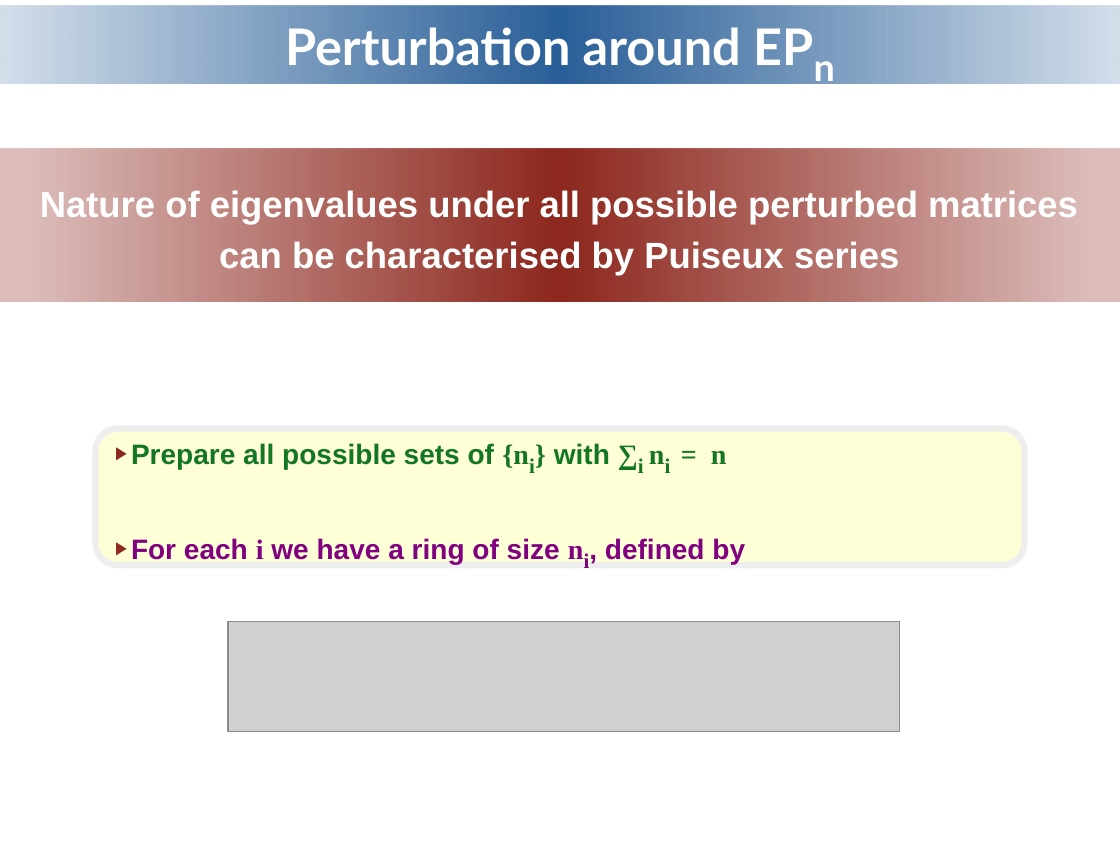
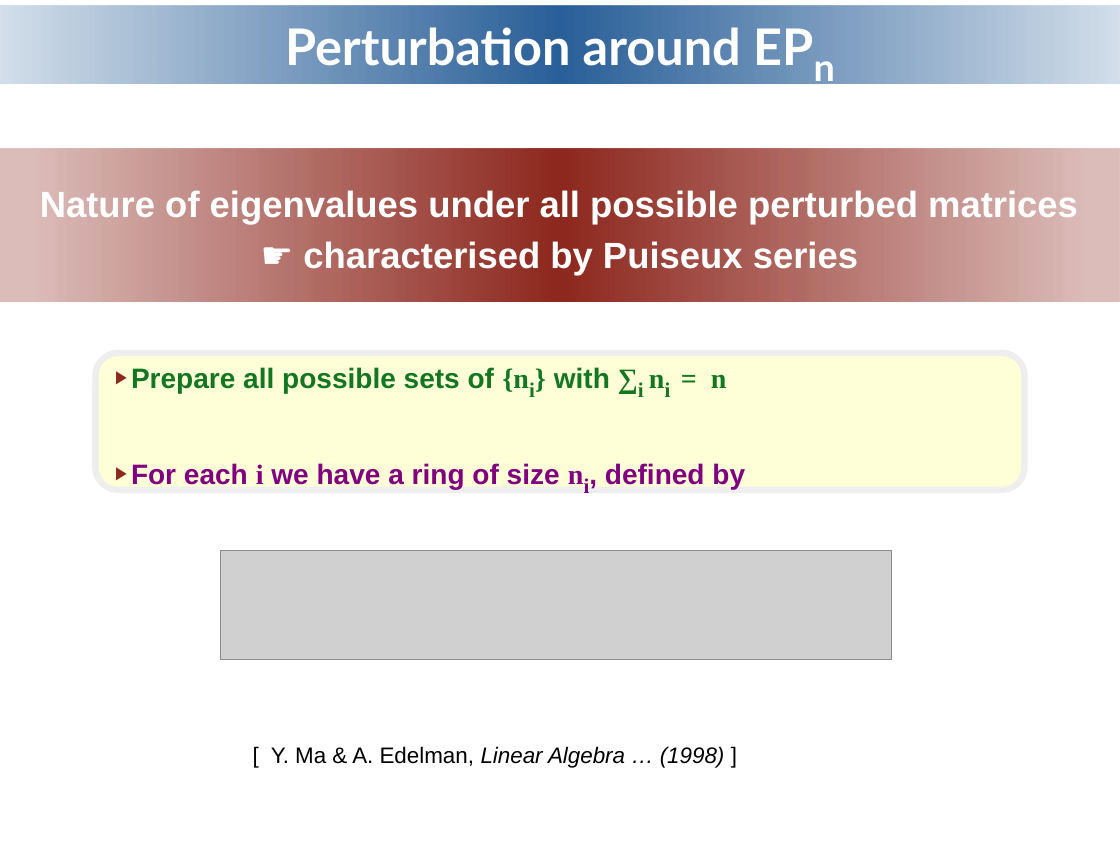
Before and after one commit to ipsita84/Puiseux-series, a slide deck: slide 29 of NH-snu.odp. Drawn at 1120x843 pixels with LibreOffice and Linux fonts; fonts in the diff are those of the drawing; grey boxes stand for pictures; background and template pictures are left out. Boxes give left, top, right and bottom in pixels: in the first picture for what was removed or moved away, otherwise in the second. Text is boxed around its words. In the diff, an @@ line names an element or a change of style, - is before the commit and + after.

```diff
--- a/NH-snu.odp
+++ b/NH-snu.odp
@@ text in rectangle at box(40, 189, 1078, 275): text changed @@
-Nature of eigenvalues under all possible perturbed matrices can be characterised by Puiseux series
+Nature of eigenvalues under all possible perturbed matrices
+☛ characterised by Puiseux series
@@ rounded rectangle "Prepare all possible sets of ...": place and size @@
-rounded rectangle "Prepare all possible sets of ..." at box(96, 429, 1025, 565)
+rounded rectangle "Prepare all possible sets of ..." at box(96, 353, 1025, 489)
@@ picture: place and size @@
-picture at box(228, 622, 900, 731)
+picture at box(220, 550, 892, 659)
@@ text added at box(271, 746, 725, 768), 16 pt, text #000000, italic @@
+[ Y. Ma & A. Edelman, Linear Algebra … (1998) ]
```
Also in this commit, not shown: 14 other slides changed, 1 other file.
